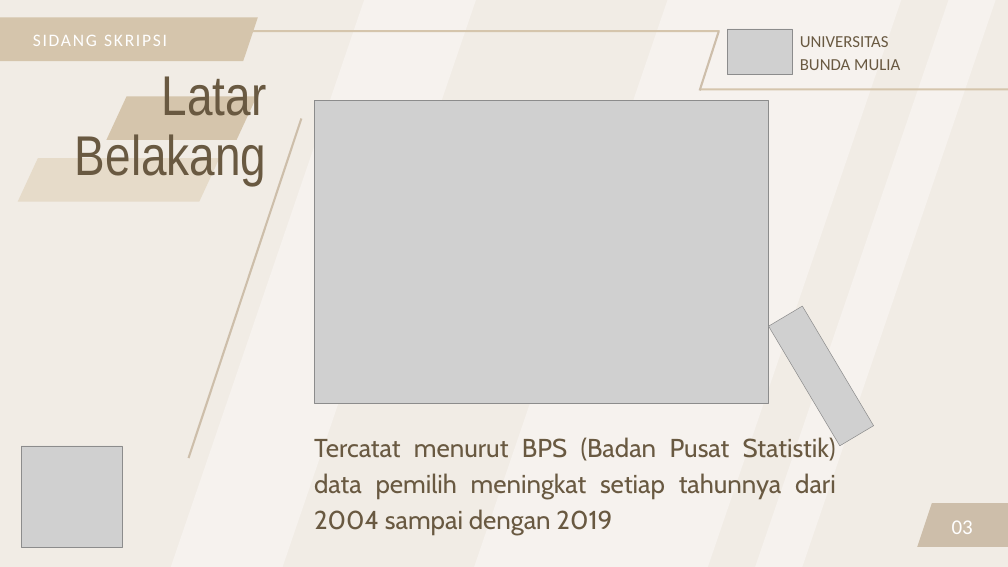
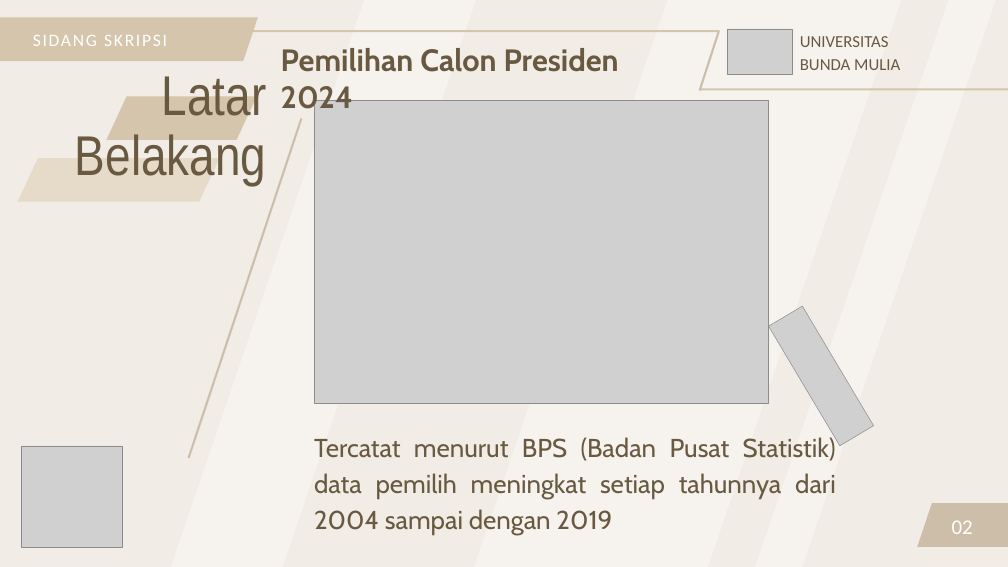
Before and after one commit to FnsAja/Skripsi, a slide deck: slide 2 of Sidang Michael Alfonso.pptx (slide 3 before the commit). Drawn at 1008x567 pixels with LibreOffice and Linux fonts; fonts in the diff are those of the drawing; grey boxes stand for pictures. Boxes give left, top, right and bottom in pixels: in the first picture for what was removed or moved away, otherwise in the second. Text is boxed around its words. In the diff, an @@ line names an element or a change of style, - is before the commit and + after.

```diff
--- a/Sidang Michael Alfonso.pptx
+++ b/Sidang Michael Alfonso.pptx
@@ text added at bbox=[281, 48, 619, 115], 44 pt, text #695941, bold @@
+Pemilihan Calon Presiden 2024
@@ text at bbox=[952, 520, 973, 534]: text changed @@
-03
+02
```
Also in this commit, not shown: 1 other slide changed, 20 other files.
